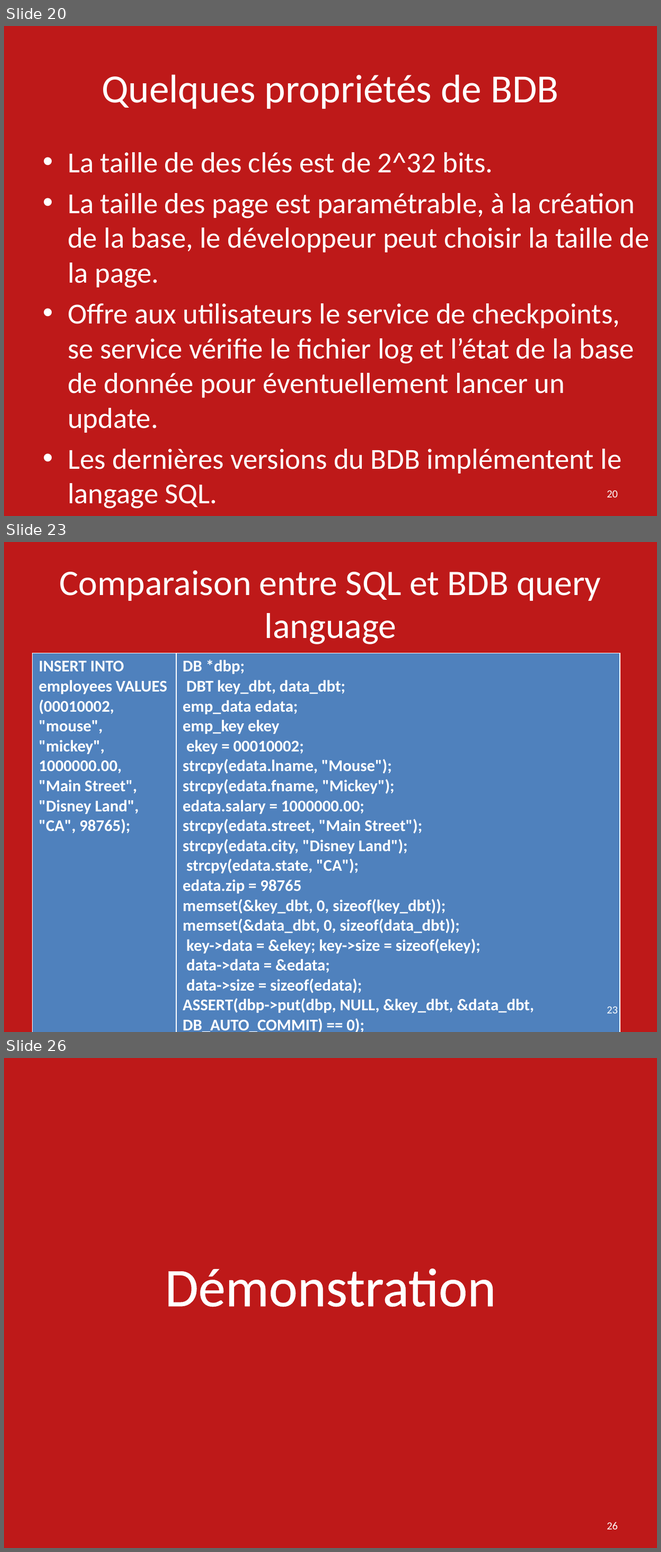
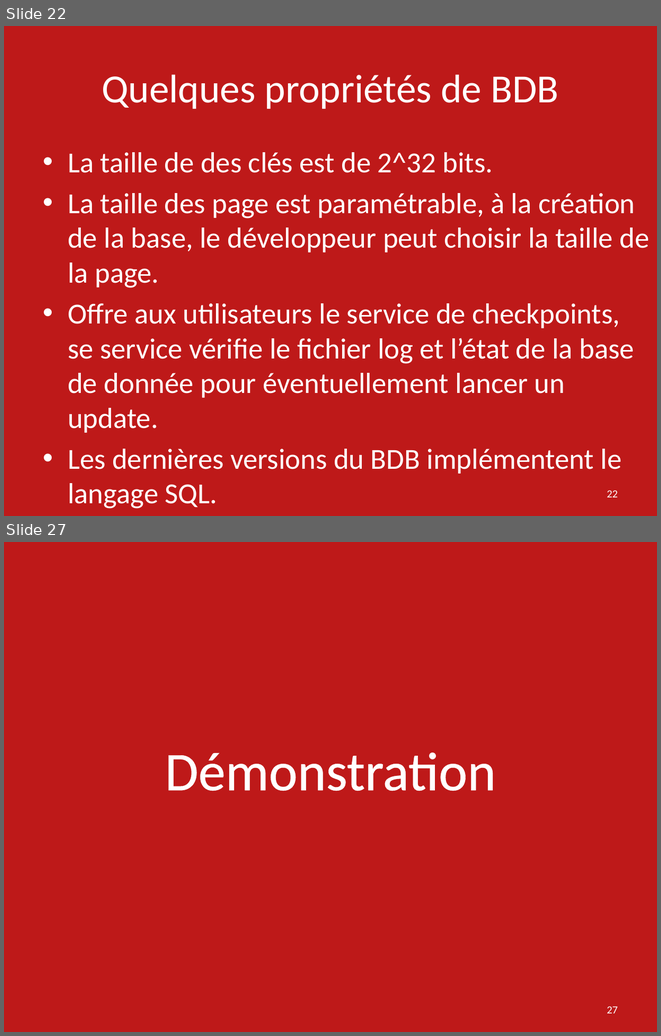
Before and after one commit to ebouhanna/SMB214-2016-Oracle-Berkeley-DB-JE, a slide deck: Presentation Oracle Berkeley DB SMB214.pptx. Shown one above the other, each under a label of ours: slides 20, 23 and 26 before the commit, slides 22 and 27 after it; the slides between them are not shown. The pictures are 661x1552 and 661x1036 pixels, drawn with LibreOffice and Linux fonts; fonts in the diff are those of the drawing. Boxes give left, top, right and bottom in pixels: in the first picture for what was removed or moved away, otherwise in the second. Text is boxed around its words. In the diff, an @@ line names an element or a change of style, - is before the commit and + after.

```diff
--- a/Presentation Oracle Berkeley DB SMB214.pptx
+++ b/Presentation Oracle Berkeley DB SMB214.pptx
@@ slide 23 removed at [4, 542, 657, 1032], background #B80000 at 90% opacity @@
@@ title removed at [60, 570, 601, 644] @@
-Comparaison entre SQL et BDB query language
@@ table removed at [32, 653, 620, 1032], 1 rows, 2 columns @@
-INSERT INTO employees VALUES (00010002, "mouse", "mickey", 1000000.00, / "Main Street", "Disney Land", "CA", 98765); | DB *dbp; / DBT key_dbt, data_dbt; / emp_data edata; / emp_key ekey / ekey = 00010002; / strcpy(edata.lname, "Mouse"); / strcpy(edata.fname, "Mickey"); / edata.salary = 1000000.00; / strcpy(edata.street, "Main Street"); / strcpy(edata.city, "Disney Land"); / strcpy(edata.state, "CA"); / edata.zip = 98765 / memset(&key_dbt, 0, sizeof(key_dbt)); / memset(&data_dbt, 0, sizeof(data_dbt)); / key->data = &ekey; key->size = sizeof(ekey); / data->data = &edata; / data->size = sizeof(edata); / ASSERT(dbp->put(dbp, NULL, &key_dbt, &data_dbt, DB_AUTO_COMMIT) == 0);
@@ page number removed at [607, 1006, 618, 1013] @@
-23
@@ what was slide 20 is now slide 22 @@
@@ page number at [607, 490, 618, 497]: text changed @@
-20
+22
@@ what was slide 26 is now slide 27 @@
@@ page number at [607, 1006, 618, 1013]: text changed @@
-26
+27
```
Also in this commit, not shown: 1 slide changed, 5 slides added, 3 other slides removed.
